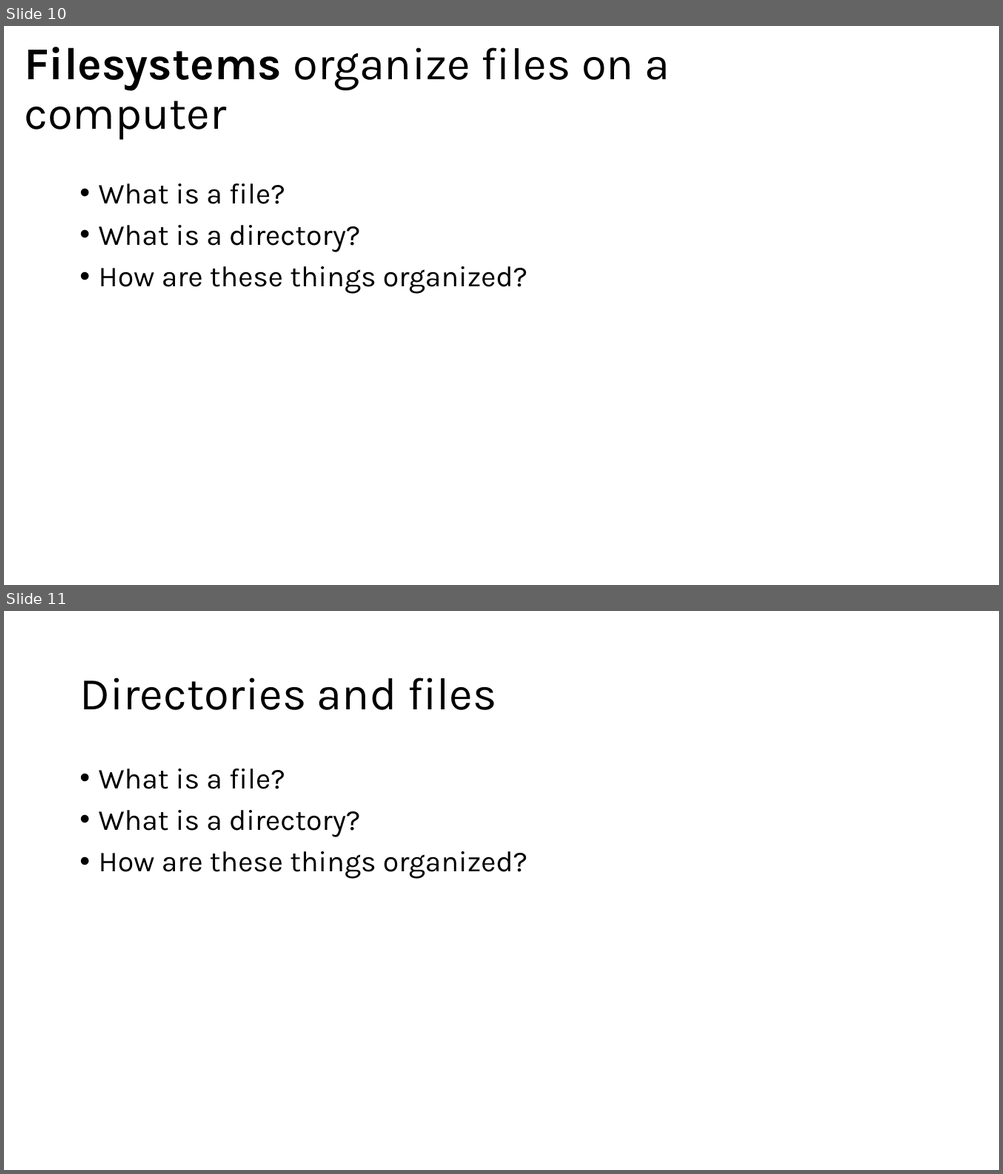
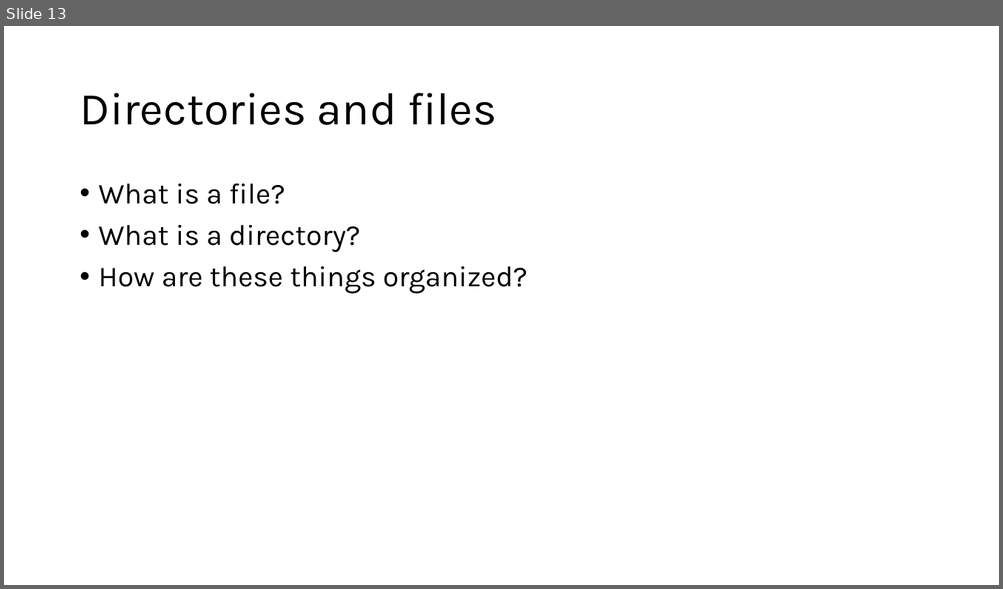
Before and after one commit to harvardinformatics/short-trainings, a slide deck: cmd-line-101/filesystems.pptx. Shown one above the other, each under a label of ours: slides 10 and 11 before the commit, slide 13 after it. The pictures are 1003x1174 and 1003x589 pixels, drawn with LibreOffice and Linux fonts; fonts in the diff are those of the drawing. Boxes give left, top, right and bottom in pixels: in the first picture for what was removed or moved away, otherwise in the second. Text is boxed around its words. In the diff, an @@ line names an element or a change of style, - is before the commit and + after.

Commit message:
more filesystem slides

```diff
--- a/cmd-line-101/filesystems.pptx
+++ b/cmd-line-101/filesystems.pptx
@@ slide 10 removed at bbox=[4, 26, 999, 585], background #FFFFFF @@
@@ title removed at bbox=[24, 47, 669, 140] @@
-Filesystems organize files on a computer
@@ text removed at bbox=[99, 184, 527, 294] @@
-• What is a file?
-• What is a directory?
-• How are these things organized?
@@ what was slide 11 is now slide 13 @@
```
Also in this commit, not shown: 3 slides added, 1 other file.
